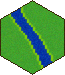
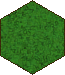
Before/after of a w=65, h=75 layered artwork. What changed in the layer stack:
hid "Layer 1", moved it above "Layer 2 copy" over [11, 8, 53, 67]
added layer "Layer 2 copy" above "Layer 2" over [1, 1, 64, 74]
hid "Layer 2", painted on it over [1, 1, 64, 74]
painted on "Layer 0" over [1, 1, 64, 74]
